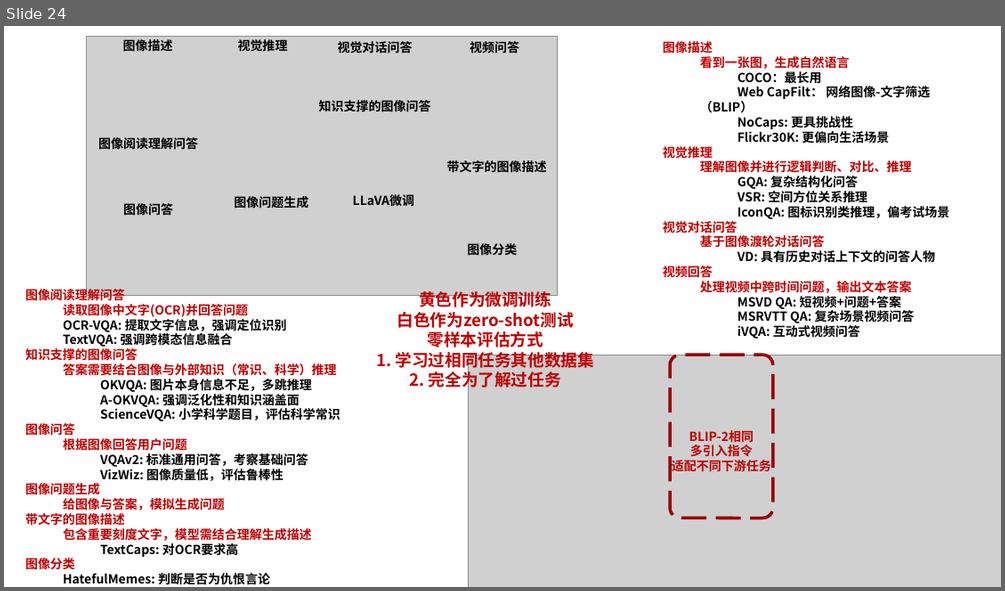
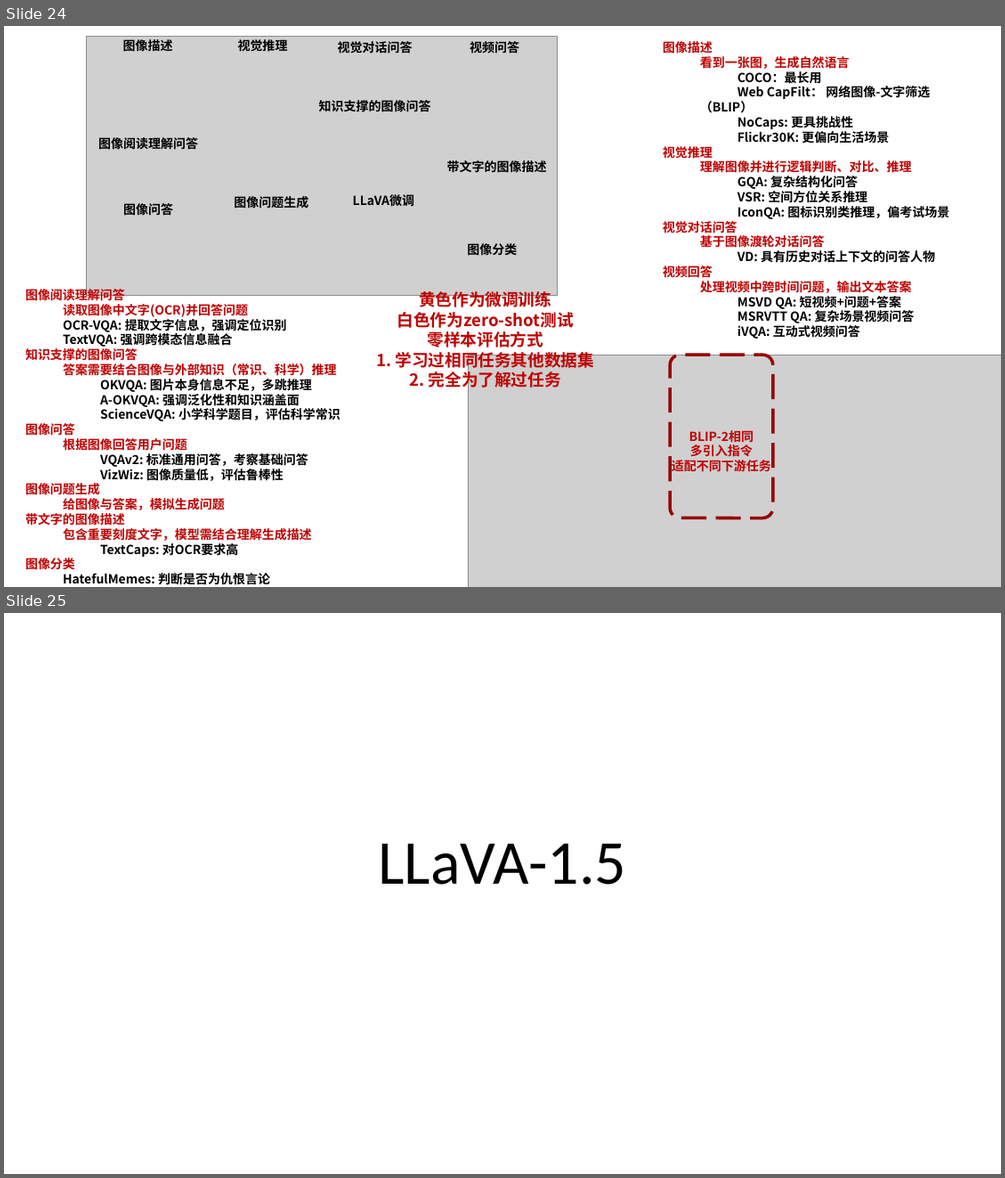
Before and after one commit to Elephant-King9/Paper, a slide deck: Base_Model/VLM+VLLM/论文插图.pptx. Shown one above the other, each under a label of ours: slide 24 before the commit, slides 24 and 25 after it. The pictures are 1005x591 and 1005x1178 pixels, drawn with LibreOffice and Linux fonts; fonts in the diff are those of the drawing; grey boxes stand for pictures. Boxes give left, top, right and bottom in pixels: in the first picture for what was removed or moved away, otherwise in the second. Text is boxed around its words. In the diff, an @@ line names an element or a change of style, - is before the commit and + after.

```diff
--- a/Base_Model/VLM+VLLM/论文插图.pptx
+++ b/Base_Model/VLM+VLLM/论文插图.pptx
@@ slide 25 added at (4,613,1001,1174), background #FFFFFF @@
@@ title added at (379,844,627,884), 60 pt, text #000000 @@
+LLaVA-1.5
```
Also in this commit, not shown: 2 other slides added, 13 other files.
